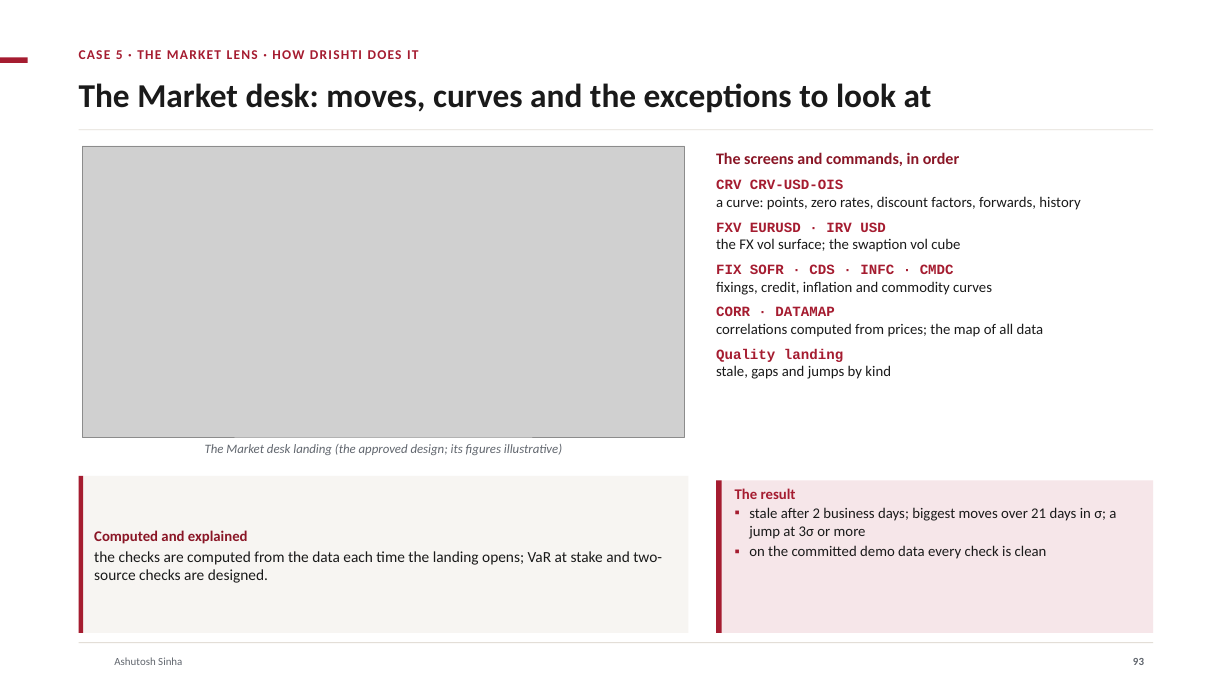
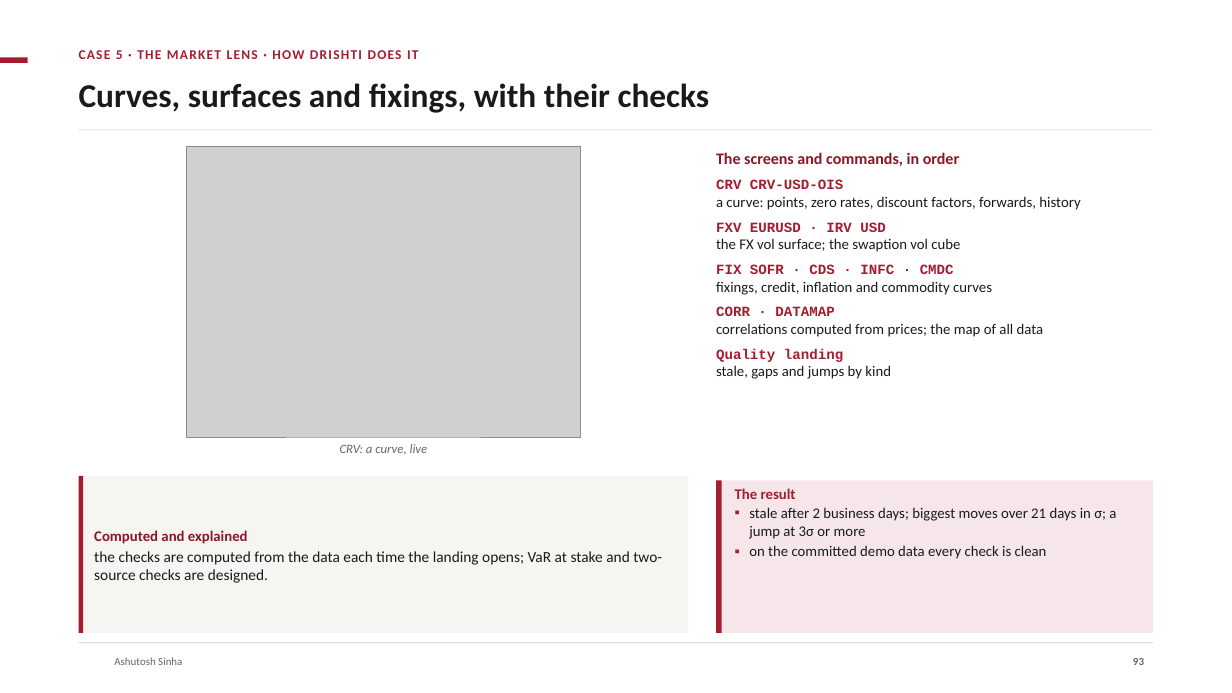
Before and after one commit to ajsinha/drishti, a slide deck: slide 93 of docs/publications/Drishti-Design-and-Evidence.pptx. Drawn at 1232x693 pixels with LibreOffice and Linux fonts; fonts in the diff are those of the drawing; grey boxes stand for pictures; background and template pictures are left out. Boxes give left, top, right and bottom in pixels: in the first picture for what was removed or moved away, otherwise in the second. Text is boxed around its words. In the diff, an @@ line names an element or a change of style, - is before the commit and + after.

Commit message:
Decks: Design-and-Evidence without status pills; the phone tiers and lens menus on the real phone captures; no picture disagrees with its slide (live period statistics and the reports list, real captures for the Risk, Trading, Market and World cases, mock-ups captioned as such with no figures they could contradict); each bank EPE dated; chapter names clear of their numbers

```diff
--- a/docs/publications/Drishti-Design-and-Evidence.pptx
+++ b/docs/publications/Drishti-Design-and-Evidence.pptx
@@ title at [79,83,710,113]: text changed @@
-The Market desk: moves, curves and the exceptions to look at
+Curves, surfaces and fixings, with their checks
@@ picture: place and size @@
-picture at [82,146,685,437]
+picture at [186,146,580,437]
@@ text at [340,444,428,455]: text changed @@
-The Market desk landing (the approved design; its figures illustrative)
+CRV: a curve, live
```
Also in this commit, not shown: 35 other slides changed, 1 other file.
